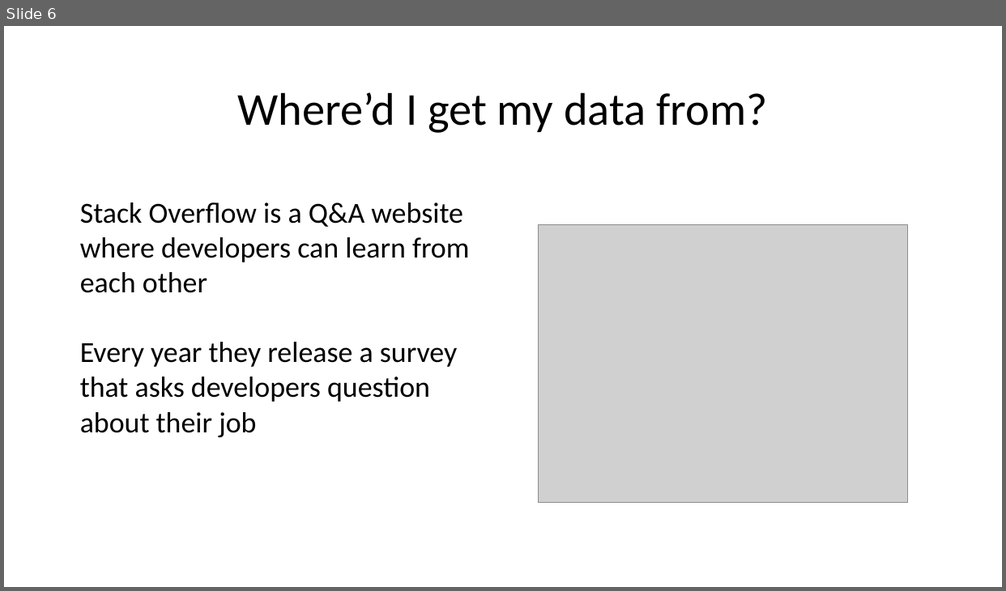
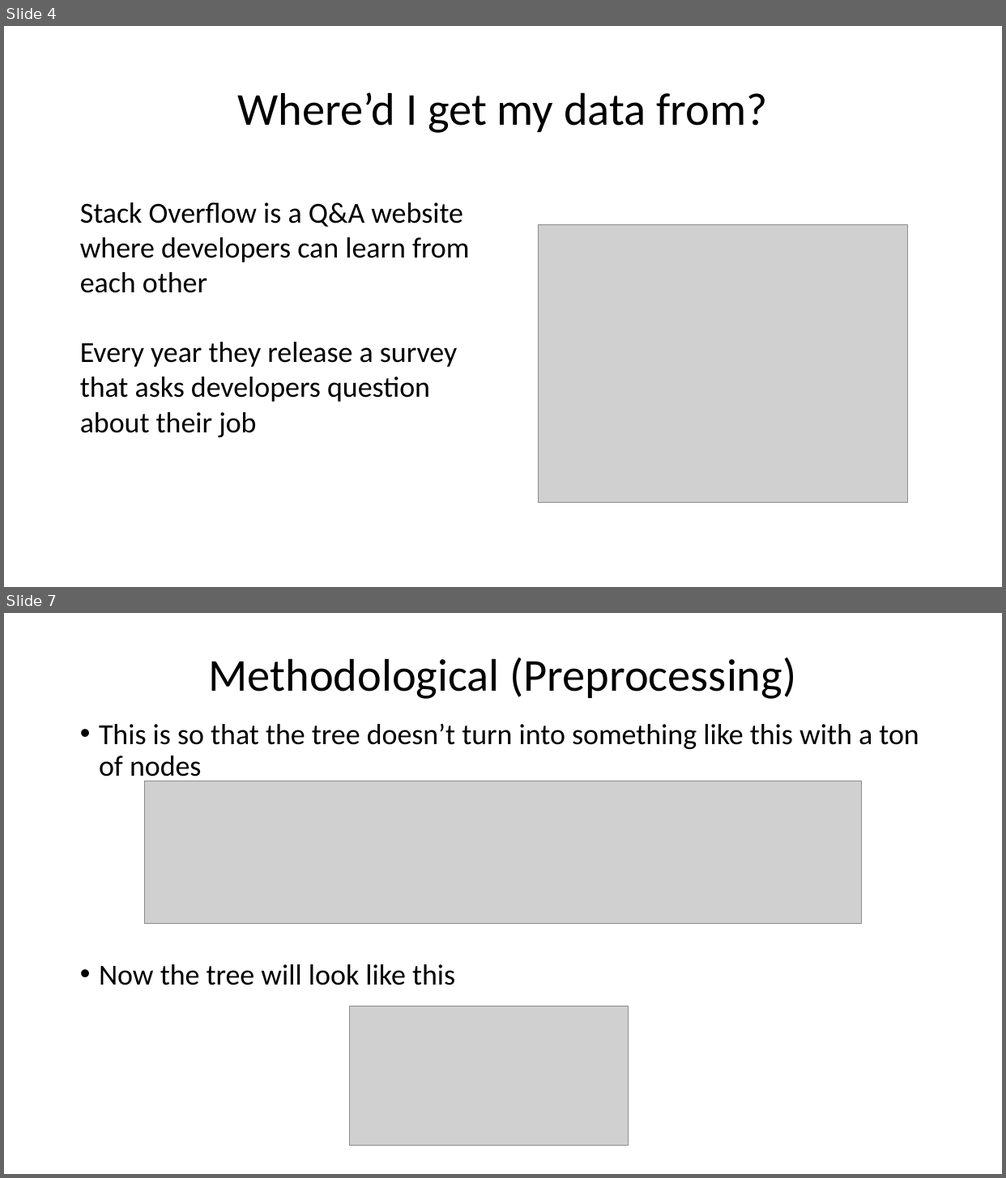
Before and after one commit to Iotaslair/DM-ML-Personal-Project, a slide deck: Presentations/For Me/Presentation.pptx. Shown one above the other, each under a label of ours: slide 6 before the commit, slides 4 and 7 after it; the slides between them are not shown. The pictures are 1006x591 and 1006x1178 pixels, drawn with LibreOffice and Linux fonts; fonts in the diff are those of the drawing; grey boxes stand for pictures. Boxes give left, top, right and bottom in pixels: in the first picture for what was removed or moved away, otherwise in the second. Text is boxed around its words. In the diff, an @@ line names an element or a change of style, - is before the commit and + after.

```diff
--- a/Presentations/For Me/Presentation.pptx
+++ b/Presentations/For Me/Presentation.pptx
@@ slide 7 added at <box>4,613,1002,1174</box>, background #FFFFFF @@
@@ title added at <box>208,658,797,699</box>, 44 pt, text #000000 @@
+Methodological (Preprocessing)
@@ text added at <box>99,724,918,986</box>, 28 pt, text #000000 @@
+• This is so that the tree doesn’t turn into something like this with a ton of nodes
+• Now the tree will look like this
@@ picture added at <box>145,781,862,924</box> @@
@@ picture added at <box>349,1007,629,1146</box> @@
@@ what was slide 6 is now slide 4 @@
```
Also in this commit, not shown: 6 slides changed, 8 other slides added, 10 slides removed, 4 other files.
